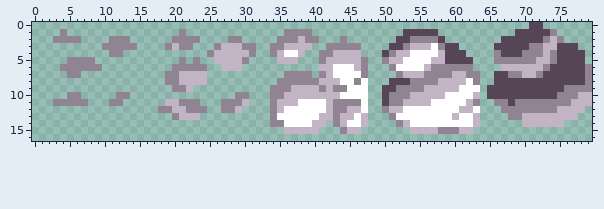
Sprite sheet: images/enemy/hedgehogMoveDust.png. Above: the version before the commit.
The file is 240x51 pixels, drawn in blocks of 3x3; one block is one cell here.
And afterwards:
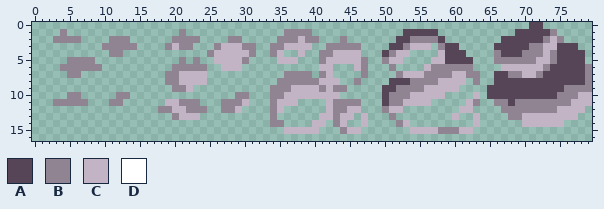
Palette (. is transparent): A #554557  B #908392  C #c2b4c4  D #ffffff
Change:
{"y":3,"x":57,"old":"D","new":"."}
{"y":4,"x":36,"old":"DD","new":".."}
{"y":4,"x":54,"old":"DDDD","new":"...."}
{"y":5,"x":53,"old":"DDDD","new":"...."}
{"y":6,"x":43,"old":"DDD","new":"..."}
{"y":6,"x":52,"old":"DDDD","new":"...."}
{"y":7,"x":43,"old":"DDDD","new":"...."}
{"y":8,"x":44,"old":"DD","new":".."}
{"y":8,"x":47,"old":"D","new":"."}
{"y":8,"x":62,"old":"D","new":"."}
{"y":9,"x":45,"old":"DDD","new":"..."}
{"y":9,"x":61,"old":"DDD","new":"..."}
{"y":10,"x":44,"old":"DDDD","new":"...."}
{"y":10,"x":59,"old":"DDDD","new":"...."}
{"y":11,"x":38,"old":"DDDD","new":"...."}
{"y":11,"x":47,"old":"D","new":"."}
{"y":11,"x":57,"old":"DDDDD","new":"....."}
{"y":12,"x":36,"old":"DDDDDD","new":"......"}
{"y":12,"x":47,"old":"D","new":"."}
{"y":12,"x":53,"old":"DDDDDDDD","new":"........"}
{"y":12,"x":63,"old":"D","new":"."}
{"y":13,"x":35,"old":"DDDDDD","new":"......"}
{"y":13,"x":46,"old":"D","new":"."}
{"y":13,"x":52,"old":"DDDDDDDD","new":"........"}
{"y":13,"x":61,"old":"DD","new":".."}
{"y":14,"x":36,"old":"DDDD","new":"...."}
{"y":14,"x":45,"old":"DD","new":".."}
{"y":14,"x":54,"old":"DDDDDDDDD","new":"........."}
